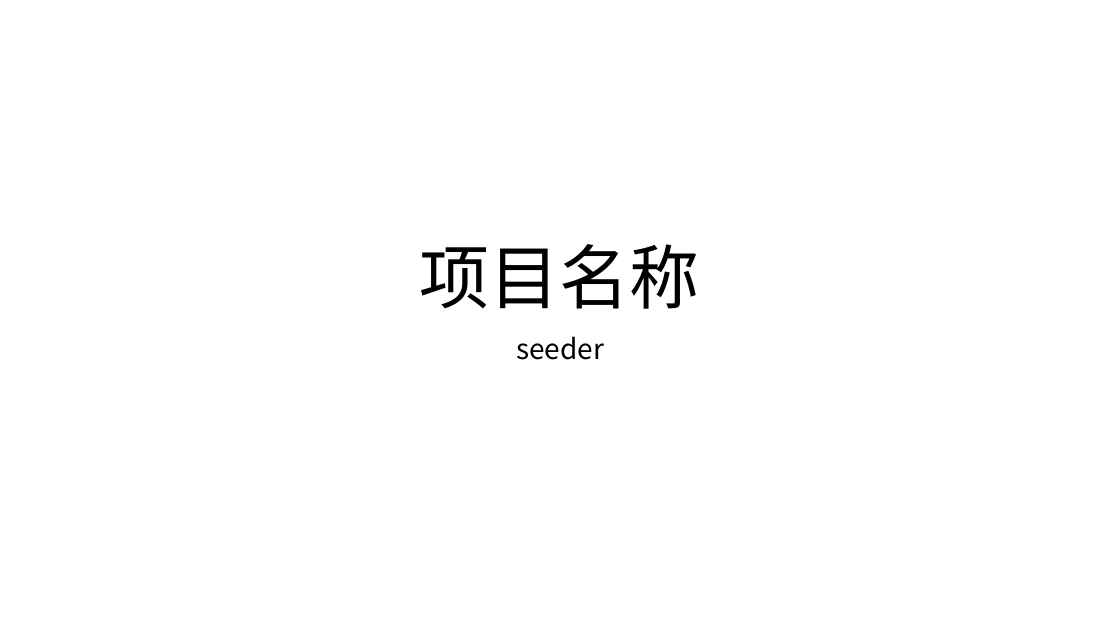
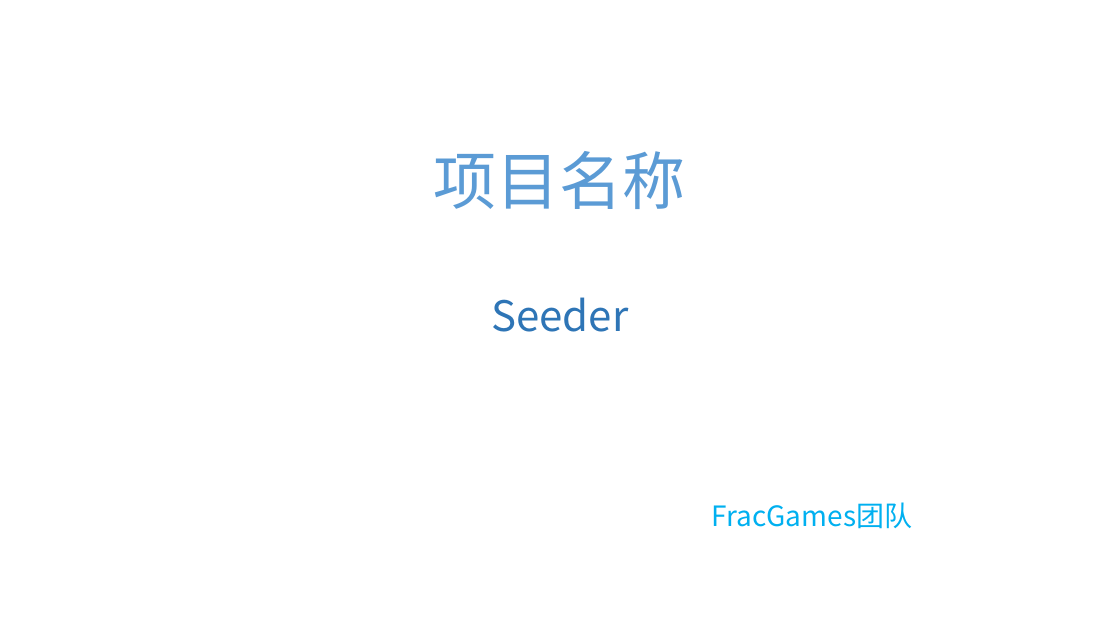
Before and after one commit to fracgames/fracgames.github.io, a slide deck: slide 1 of Presentation/Presentation.pptx. Drawn at 1120x630 pixels with LibreOffice and Linux fonts; fonts in the diff are those of the drawing. Boxes give left, top, right and bottom in pixels: in the first picture for what was removed or moved away, otherwise in the second. Text is boxed around its words. In the diff, an @@ line names an element or a change of style, - is before the commit and + after.

```diff
--- a/Presentation/Presentation.pptx
+++ b/Presentation/Presentation.pptx
@@ text "项目名称": place and size @@
-text "项目名称" at <box>420,244,700,309</box>
+text "项目名称" at <box>434,151,686,209</box>
@@ text "项目名称" at <box>434,151,686,209</box>: size 60 to 54 pt, text colour #000000 to gradient #1F4E79 to #5B9BD5 to #9DC3E6; line spacing 0.9 to 1; vertical alignment bottom to top @@
@@ subtitle at <box>491,297,913,529</box>: text changed; text colour #000000 to #00B0F0 @@
-seeder
+Seeder
+FracGames团队
```
Also in this commit, not shown: 8 slides added, 5 slides removed, 1 other file.
